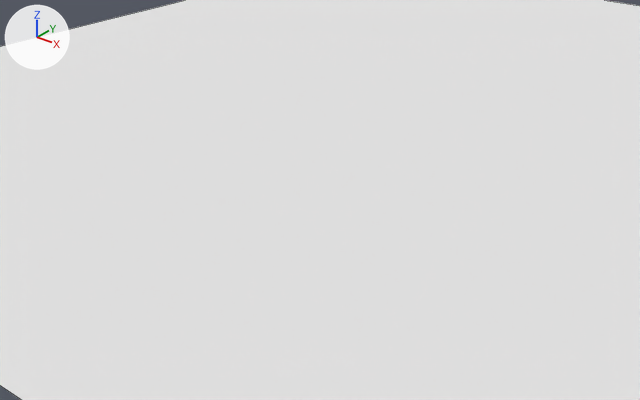
An edit to the Blender file assets/Blender/Chunks/0-0/Chunk-0-0.blend, drawn before and after from the same camera.
Rendered twice from a 50 mm camera at (203.0, -350.0, 145.0) aimed at (20.0, -122.0, 3.0). Arrows for +X, +Y and +Z are at upper left; the lights stay in place. Mesh edges are drawn as thin lines.
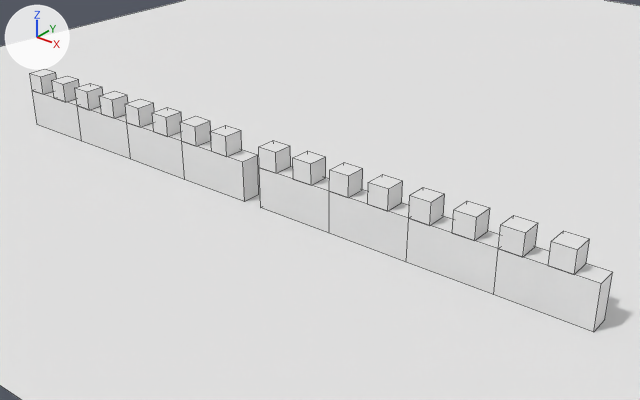
The newer file is also rescaled (x0.25) as a whole; pictures and numbers use the older file's frame.

Location of each change, [x1, y1, x2, y2] in pixels of the pictures (640 x 400 px):
'Wall_proxy.007', added: after [494, 215, 613, 332]
'Wall_proxy.006', added: after [406, 187, 500, 295]
'Wall_proxy.005', added: after [329, 162, 409, 262]
'Wall_proxy.004', added: after [259, 140, 329, 233]
'Wall_proxy', added: after [180, 116, 259, 202]
'Wall_proxy.001', added: after [125, 99, 185, 179]
'Wall_proxy.002', added: after [75, 83, 131, 159]
'Wall_proxy.003', added: after [30, 69, 82, 141]

Edits to the bpy script that builds the scene:
```text
Add mat_material_001:
    mat_material_001 = diffuse_material('Material.001')
    mat_material_001.base_color = (0.8, 0.8, 0.8)  # white #e7e7e7
Add me_wall:
    me_wall.from_pydata(...)  # 22 vertices, 15 faces; spans x -1.0..1.0, y -1.0..1.0, z -1.0..2.02
    me_wall.materials.append(mat_material_001)  # its picture is missing
Add ob_wall_proxy:
    ob_wall_proxy = bpy.data.objects.new('Wall_proxy', me_wall)
    ob_wall_proxy.location = (-20.0, -132.0, 8.0)
    ob_wall_proxy.scale = (16.0, 4.0, 8.0)
Add ob_wall_proxy_001:
    ob_wall_proxy_001 = bpy.data.objects.new('Wall_proxy.001', me_wall.copy())
    ob_wall_proxy_001.location = (-52.0, -132.0, 8.0)
    ob_wall_proxy_001.scale = (16.0, 4.0, 8.0)
Add ob_wall_proxy_002:
    ob_wall_proxy_002 = bpy.data.objects.new('Wall_proxy.002', me_wall.copy())
    ob_wall_proxy_002.location = (-84.0, -132.0, 8.0)
    ob_wall_proxy_002.scale = (16.0, 4.0, 8.0)
Add ob_wall_proxy_003:
    ob_wall_proxy_003 = bpy.data.objects.new('Wall_proxy.003', me_wall.copy())
    ob_wall_proxy_003.location = (-116.0, -132.0, 8.0)
    ob_wall_proxy_003.scale = (16.0, 4.0, 8.0)
Add ob_wall_proxy_004:
    ob_wall_proxy_004 = bpy.data.objects.new('Wall_proxy.004', me_wall.copy())
    ob_wall_proxy_004.location = (20.0, -132.0, 8.0)
    ob_wall_proxy_004.scale = (16.0, 4.0, 8.0)
Add ob_wall_proxy_005:
    ob_wall_proxy_005 = bpy.data.objects.new('Wall_proxy.005', me_wall.copy())
    ob_wall_proxy_005.location = (52.0, -132.0, 8.0)
    ob_wall_proxy_005.scale = (16.0, 4.0, 8.0)
Add ob_wall_proxy_006:
    ob_wall_proxy_006 = bpy.data.objects.new('Wall_proxy.006', me_wall.copy())
    ob_wall_proxy_006.location = (84.0, -132.0, 8.0)
    ob_wall_proxy_006.scale = (16.0, 4.0, 8.0)
Add ob_wall_proxy_007:
    ob_wall_proxy_007 = bpy.data.objects.new('Wall_proxy.007', me_wall.copy())
    ob_wall_proxy_007.location = (116.0, -132.0, 8.0)
    ob_wall_proxy_007.scale = (16.0, 4.0, 8.0)
```
